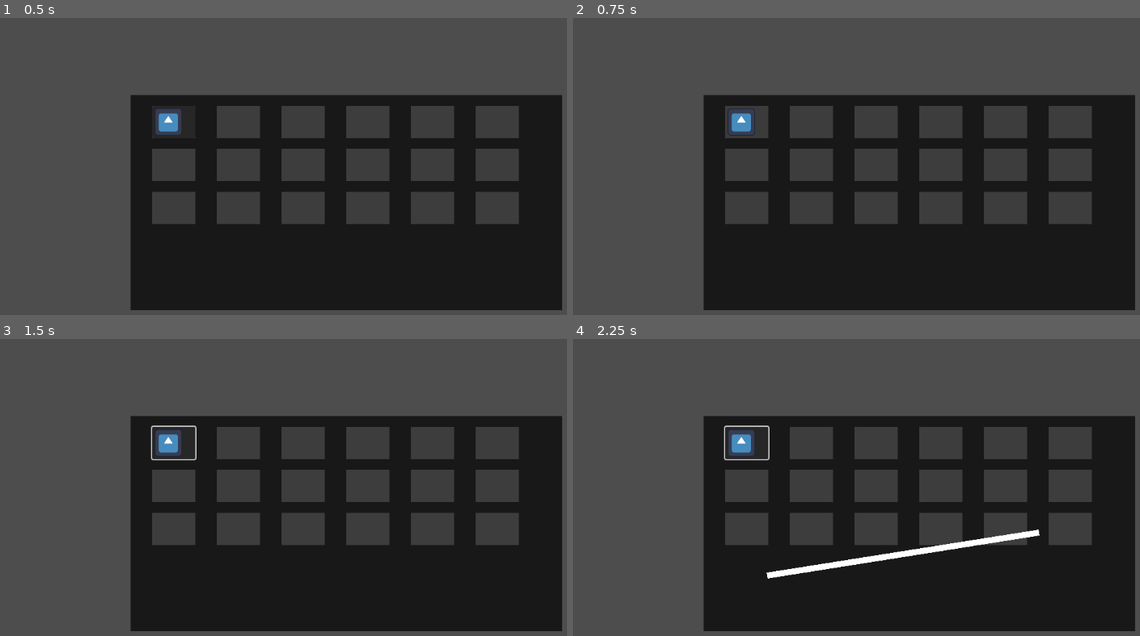
Above: before the commit, frames 1-4 (two rows, left to right).
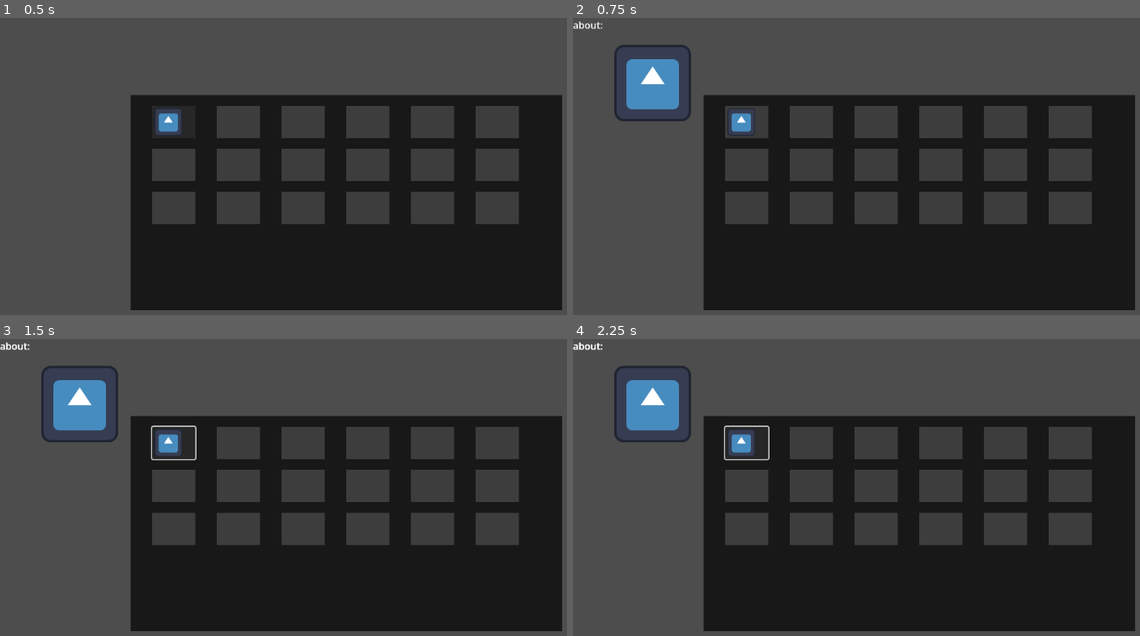
Above: after the commit, the same moments.

Repository: smkillerz777-star/Magia-Infinita
Game: Godot game, scene res://main_game.tscn
Same seed, same stepped clock (60 frames per second), same inputs: the game is played once before the commit and once after it. The engine's default icon, where the game draws it, is replaced by a stand-in: a white triangle on a blue panel in a dark square.
Inputs (mouse positions are in pixels of both pictures, inside the frame that each line leads up to):
- Up to frame 1 (0.5 s): no input
- Up to frame 2 (0.75 s): click (748, 121) at 0.5 s
- Up to frame 3 (1.5 s): tap Enter at 1.25 s; move the mouse to (464, 532) at 1.27 s; press the mouse at (464, 532) at 1.28 s; hold Right from 1.28 s (still down)
- Up to frame 4 (2.25 s): tap Space at 2 s; move the mouse to (765, 576) at 2.02 s; release Right at 2.03 s; release the mouse at (765, 576) at 2.03 s; hold Down from 2.03 s (still down); tap Alt at 2.1 s

Frame 1 is identical in both runs. In frame 2, 2.1% of the frame differs, in the area x 0-21%, y 1-35%; in frame 3, 2.1%; in frame 4, 3.1%, in the area x 0-83%, y 1-81%.
Error after the commit: Invalid call. Nonexistent function 'add_point' in base 'Control (information.gd)'. (res://main_game.gd:7)

Commit message:
added information scene,connect it to inventory
information scene will display information about an item , if someone clicked on an item in inventory it will be displayed

Diff:
--- /dev/null
+++ b/magia-infinita/information.gd
@@ -0,0 +1 @@
+extends Control
--- /dev/null
+++ b/magia-infinita/information.tscn
@@ -0,0 +1,59 @@
+[gd_scene format=3 uid="uid://bik62ycukksir"]
+
+[ext_resource type="Texture2D" uid="uid://cq0hmujlnh7so" path="res://icon.svg" id="1_lwf7n"]
+[ext_resource type="Script" uid="uid://c10bpbbjn3fn2" path="res://information.gd" id="1_oip44"]
+
+[sub_resource type="StyleBoxFlat" id="StyleBoxFlat_jas6l"]
+bg_color = Color(0.622554, 0.5355849, 0.87139183, 1)
+border_width_left = 400
+border_width_top = 400
+border_width_right = 400
+border_width_bottom = 400
+border_color = Color(0.2301046, 0.26312876, 0.5861098, 1)
+border_blend = true
+
+[node name="information" type="Control" unique_id=1531515262]
+layout_mode = 3
+anchors_preset = 15
+anchor_right = 1.0
+anchor_bottom = 1.0
+grow_horizontal = 2
+grow_vertical = 2
+script = ExtResource("1_oip44")
+
+[node name="Panel" type="Panel" parent="." unique_id=2094945582]
+layout_mode = 1
+anchors_preset = 15
+anchor_right = 1.0
+anchor_bottom = 1.0
+grow_horizontal = 2
+grow_vertical = 2
+theme_override_styles/panel = SubResource("StyleBoxFlat_jas6l")
+
+[node name="Sprite2D" type="Sprite2D" parent="." unique_id=79458292]
+position = Vector2(133, 109)
+texture = ExtResource("1_lwf7n")
+
+[node name="About" type="Label" parent="." unique_id=1887195577]
+layout_mode = 1
+anchors_preset = -1
+anchor_left = 0.058
+anchor_top = 0.326
+anchor_right = 0.058
+anchor_bottom = 0.326
+offset_right = 50.0
+offset_bottom = 23.0
+text = "about:"
+
+[node name="Button" type="Button" parent="." unique_id=441320495]
+layout_mode = 1
+anchors_preset = 3
+anchor_left = 1.0
+anchor_top = 1.0
+anchor_right = 1.0
+anchor_bottom = 1.0
+offset_left = -36.0
+offset_top = -31.0
+grow_horizontal = 0
+grow_vertical = 0
+text = "use"
--- a/magia-infinita/inventory.gd
+++ b/magia-infinita/inventory.gd
@@ -1 +1,5 @@
 extends Control
+
+
+func _on_button_pressed() -> void:
+	get_node("/root/main_game").add_child(load("res://information.tscn").instantiate())
--- a/magia-infinita/main_game.gd
+++ b/magia-infinita/main_game.gd
@@ -11,7 +11,7 @@
 			i-=1
 		i+=1
 	else:
-		pass
+		print(get_children().size())
 func is_complete():
 	if(get_child(i).points[0].distance_to(get_child(i).points[get_child(i).points.size()-1])<5):
 			print("complete by itself")
Not shown, added: magia-infinita/information.gd.uid
